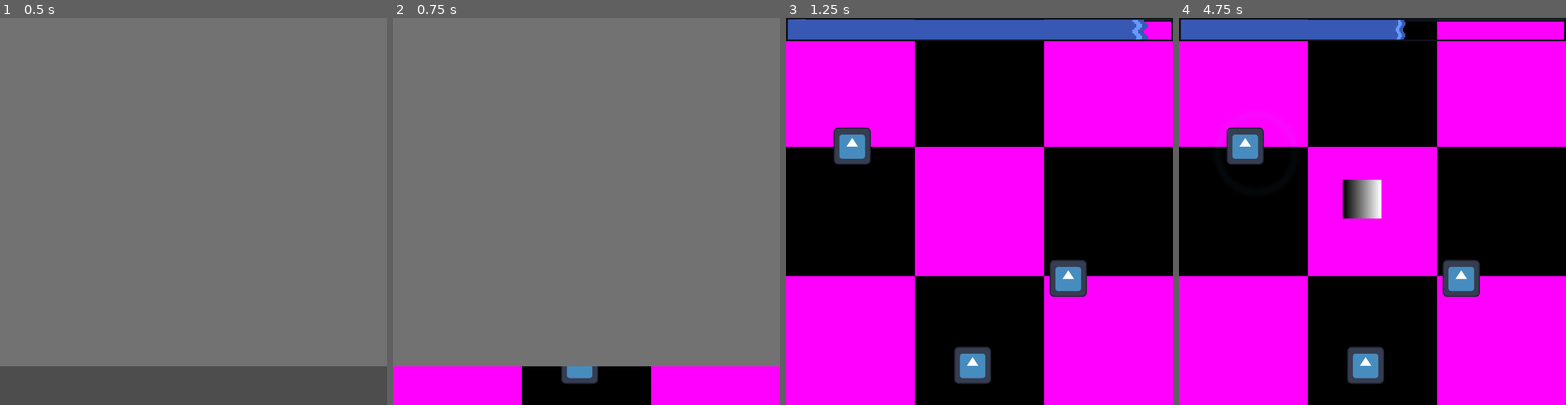
Above: before the commit, frames 1-4 (left to right).
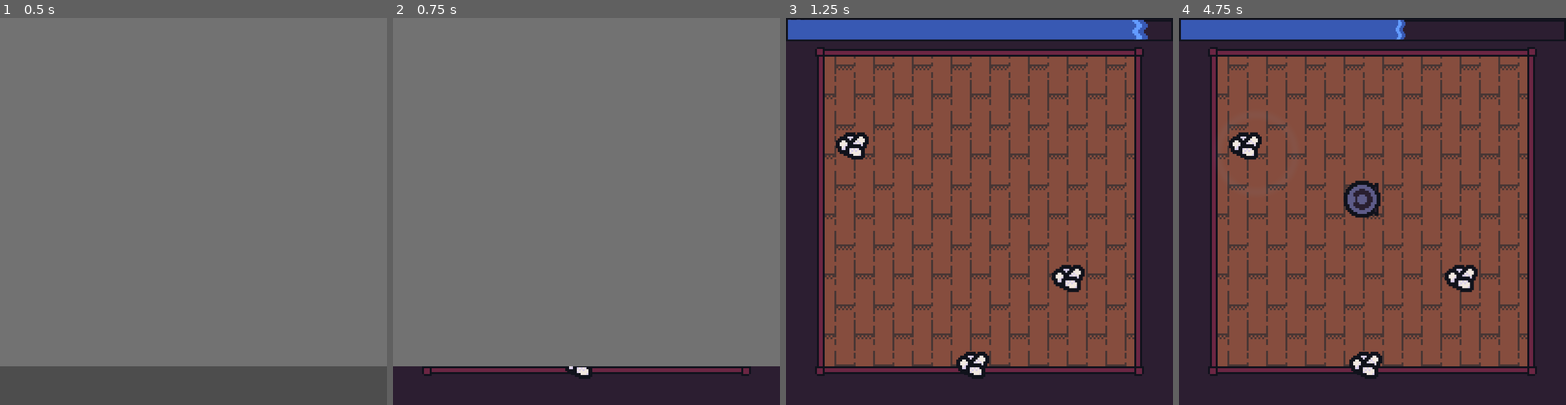
Above: after the commit, the same moments.

Repository: Loaf0/StocktonGameJam2025-2
Game: Godot game, scene res://gameplay/coreGameplay/Main.tscn
The game is run twice, just before and just after one commit, with the same random seed, the same clock (stepped at 60 frames per second) and the same inputs. The engine's default icon, where the game draws it, is replaced by a stand-in: a white triangle on a blue panel in a dark square. Sound files missing from this copy of the repository are replaced by a short silence.
Inputs (mouse positions are in pixels of both pictures, inside the frame that each line leads up to):
- Up to frame 1 (0.5 s): no input
- Up to frame 2 (0.75 s): move the mouse to (671, 192) at 0.52 s; press the mouse at (671, 192) at 0.53 s
- Up to frame 3 (1.25 s): no input
- Up to frame 4 (4.75 s): move the mouse to (1295, 230) at 1.27 s; release the mouse at (1295, 230) at 1.28 s; click (1295, 230) at 1.35 s; move the mouse to (1411, 126) at 2.02 s; press the mouse at (1411, 126) at 2.03 s; move the mouse to (1353, 288) at 2.77 s; release the mouse at (1353, 288) at 2.78 s; click (1353, 288) at 2.85 s; move the mouse to (1488, 269) at 3.52 s; press the mouse at (1488, 269) at 3.53 s; move the mouse to (1256, 153) at 4.27 s; release the mouse at (1256, 153) at 4.28 s; click (1256, 153) at 4.35 s

Frame 1 is identical in both runs. In frame 2, 10% of the frame differs, in the area x 0-100%, y 90-100%; in frame 3, 94%; in frame 4, 96%, in the area x 0-100%, y 0-100%.

Commit message:
added a bunch of assets

Diff:
--- a/gameplay/minigames/Catapult.tscn
+++ b/gameplay/minigames/Catapult.tscn
@@ -1,12 +1,23 @@
-[gd_scene load_steps=10 format=3 uid="uid://dk0vm1432kb3m"]
+[gd_scene load_steps=18 format=3 uid="uid://dk0vm1432kb3m"]
 
 [ext_resource type="Script" uid="uid://dq7or2ucvdfqd" path="res://gameplay/minigames/catapult.gd" id="1_wmynx"]
 [ext_resource type="PackedScene" uid="uid://07ujs6uw6ish" path="res://gameplay/coreGameplay/MinigameTimer.tscn" id="2_38y13"]
+[ext_resource type="Texture2D" uid="uid://cnkkfj0tihplq" path="res://assets/minigames/Catapult/Background.png" id="2_sdgpq"]
+[ext_resource type="Texture2D" uid="uid://4vj5ft6s17b" path="res://assets/minigames/Catapult/Mob man.png" id="3_32xah"]
 [ext_resource type="Texture2D" uid="uid://cgr53jbqgtl0u" path="res://assets/minigames/Oven/Cheeseburger.jpg" id="3_unhu0"]
 [ext_resource type="Texture2D" uid="uid://b8mtsgvrto5bu" path="res://assets/minigames/Catapult/CornGunGuy.png" id="4_38y13"]
-
-[sub_resource type="LabelSettings" id="LabelSettings_38y13"]
-font_size = 12
+[ext_resource type="Texture2D" uid="uid://ddp6xelwh0ldv" path="res://assets/minigames/Catapult/Corn ball.png" id="4_tdbx0"]
+[ext_resource type="Texture2D" uid="uid://bhnfk7ncxaxjt" path="res://assets/minigames/Catapult/Target.png" id="5_unhu0"]
+
+[sub_resource type="StyleBoxEmpty" id="StyleBoxEmpty_sqql6"]
+
+[sub_resource type="StyleBoxEmpty" id="StyleBoxEmpty_4wua4"]
+
+[sub_resource type="StyleBoxEmpty" id="StyleBoxEmpty_i5u0y"]
+
+[sub_resource type="StyleBoxEmpty" id="StyleBoxEmpty_n1dof"]
+
+[sub_resource type="StyleBoxEmpty" id="StyleBoxEmpty_kvvys"]
 
 [sub_resource type="Animation" id="Animation_usjo3"]
 resource_name = "Fail"
@@ -87,6 +98,14 @@
 [node name="Catapult" type="Node2D"]
 script = ExtResource("1_wmynx")
 
+[node name="Background" type="Sprite2D" parent="."]
+position = Vector2(100, 100)
+texture = ExtResource("2_sdgpq")
+
+[node name="Mobman" type="Sprite2D" parent="Background"]
+position = Vector2(-59, -50)
+texture = ExtResource("3_32xah")
+
 [node name="MinigameTimer" parent="." instance=ExtResource("2_38y13")]
 
 [node name="CanvasLayer" type="CanvasLayer" parent="."]
@@ -107,20 +126,11 @@
 anchor_top = 0.395
 anchor_right = 0.49
 anchor_bottom = 1.0
-offset_top = -0.010000229
+offset_left = 105.0
+offset_top = -17.01
+offset_right = 76.0
+offset_bottom = -24.0
 grow_vertical = 0
-
-[node name="Label" type="Label" parent="CanvasLayer/Control/Power"]
-layout_mode = 1
-anchors_preset = -1
-anchor_top = -0.75200003
-anchor_right = 0.99000007
-offset_top = 0.7920008
-offset_bottom = 8.0
-text = "Power"
-label_settings = SubResource("LabelSettings_38y13")
-horizontal_alignment = 1
-vertical_alignment = 1
 
 [node name="Angle" type="HSlider" parent="CanvasLayer/Control"]
 layout_mode = 1
@@ -129,22 +139,12 @@
 anchor_top = 1.0
 anchor_right = 1.0
 anchor_bottom = 1.0
-offset_left = -100.0
-offset_top = -23.0
+offset_left = -174.0
+offset_top = -40.0
+offset_right = -106.0
+offset_bottom = -24.0
 grow_horizontal = 0
 grow_vertical = 0
-
-[node name="Label" type="Label" parent="CanvasLayer/Control/Angle"]
-layout_mode = 1
-anchors_preset = -1
-anchor_top = -0.75200003
-anchor_right = 0.99000007
-offset_top = 0.7920008
-offset_bottom = 8.0
-text = "Angle"
-label_settings = SubResource("LabelSettings_38y13")
-horizontal_alignment = 1
-vertical_alignment = 1
 
 [node name="Launch" type="Button" parent="CanvasLayer/Control"]
 layout_mode = 1
@@ -152,13 +152,17 @@
 anchor_top = -0.23700002
 anchor_right = 1.0
 anchor_bottom = 1.0
-offset_left = 85.0
-offset_top = 3.0060005
-offset_right = -82.5
-offset_bottom = -22.0
+offset_left = 125.0
+offset_top = -35.994
+offset_right = -22.0
+offset_bottom = -63.0
 grow_horizontal = 2
 theme_override_font_sizes/font_size = 10
-text = "Fire"
+theme_override_styles/normal = SubResource("StyleBoxEmpty_sqql6")
+theme_override_styles/pressed = SubResource("StyleBoxEmpty_4wua4")
+theme_override_styles/hover = SubResource("StyleBoxEmpty_i5u0y")
+theme_override_styles/disabled = SubResource("StyleBoxEmpty_n1dof")
+theme_override_styles/focus = SubResource("StyleBoxEmpty_kvvys")
 
 [node name="AnimationPlayer" type="AnimationPlayer" parent="."]
 libraries = {
@@ -177,13 +181,12 @@
 position = Vector2(-10, 95)
 
 [node name="Sprite2D" type="Sprite2D" parent="Game/Projectile"]
-scale = Vector2(0.80166686, 0.80166686)
-texture = ExtResource("4_38y13")
-region_enabled = true
+texture = ExtResource("4_tdbx0")
 region_rect = Rect2(90, 36, 9, 9)
 
 [node name="CatapultBase" type="Node2D" parent="Game"]
-position = Vector2(19, 98)
+position = Vector2(42, 114)
+metadata/_edit_group_ = true
 
 [node name="Sprite2D" type="Sprite2D" parent="Game/CatapultBase"]
 scale = Vector2(0.47500002, 0.47500002)
@@ -193,10 +196,9 @@
 position = Vector2(-34, 97)
 
 [node name="Sprite2D" type="Sprite2D" parent="Game/Target"]
-texture = ExtResource("4_38y13")
-region_enabled = true
-region_rect = Rect2(27.481224, 65.333595, 29.777779, 26.962967)
+texture = ExtResource("5_unhu0")
 
 [node name="Estimation" type="Line2D" parent="Game"]
+width = 7.0
 
 [node name="AudioStreamPlayer2D" type="AudioStreamPlayer2D" parent="."]
--- a/gameplay/minigames/RoboRepair.tscn
+++ b/gameplay/minigames/RoboRepair.tscn
@@ -4,7 +4,7 @@
 [ext_resource type="PackedScene" uid="uid://07ujs6uw6ish" path="res://gameplay/coreGameplay/MinigameTimer.tscn" id="2_yseuw"]
 [ext_resource type="Texture2D" uid="uid://dd2yt8h3rrnk0" path="res://assets/minigames/RoboRepair/Background.png" id="3_4qcj3"]
 [ext_resource type="PackedScene" uid="uid://dsdywh8rg463k" path="res://gameplay/minigameComponents/RoboRepair/gear.tscn" id="3_j7hqi"]
-[ext_resource type="FontFile" uid="uid://dpil64o22ebvd" path="res://assets/fonts/ByteBounce.ttf" id="4_1crie"]
+[ext_resource type="FontFile" uid="uid://dpil64o22ebvd" path="res://assets/Fonts/ByteBounce.ttf" id="4_1crie"]
 [ext_resource type="Texture2D" uid="uid://ddhejkd3jm0le" path="res://assets/minigames/RoboRepair/Knob.png" id="5_4qcj3"]
 [ext_resource type="Texture2D" uid="uid://c6aign27qrirn" path="res://assets/minigames/RoboRepair/Switch.png" id="7_ax0x8"]
 
--- a/gameplay/minigames/catapult.gd
+++ b/gameplay/minigames/catapult.gd
@@ -20,7 +20,7 @@
 
 var power_range := Vector2(50, 120)
 var angle_range := Vector2(15, 75)
-var collision_radius := 20
+var collision_radius := 15
 
 const FADE_TIME = 1.0
 
--- a/gameplay/minigames/roomba.gd
+++ b/gameplay/minigames/roomba.gd
@@ -56,8 +56,7 @@
 	for i in range(count):
 		var t = Area2D.new()
 		var sprite = Sprite2D.new()
-		sprite.texture = preload("res://icon.svg")
-		sprite.scale = Vector2(0.15, 0.15)
+		sprite.texture = preload("res://assets/minigames/Roomba/Trash.png")
 		var shape = CollisionShape2D.new()
 		shape.shape = CircleShape2D.new()
 		shape.shape.radius = 6
--- a/gameplay/minigames/roomba.tscn
+++ b/gameplay/minigames/roomba.tscn
@@ -1,19 +1,30 @@
-[gd_scene load_steps=11 format=3 uid="uid://m3cob6b5boco"]
+[gd_scene load_steps=12 format=3 uid="uid://m3cob6b5boco"]
 
 [ext_resource type="Script" uid="uid://cr5vh7r3ven0m" path="res://gameplay/minigames/roomba.gd" id="1_fd4hn"]
 [ext_resource type="PackedScene" uid="uid://07ujs6uw6ish" path="res://gameplay/coreGameplay/MinigameTimer.tscn" id="1_vfir0"]
+[ext_resource type="Texture2D" uid="uid://d1vxu8pb2e1en" path="res://assets/minigames/Roomba/Background (2).png" id="2_0lrgr"]
+[ext_resource type="Texture2D" uid="uid://brhbu4cmscw3f" path="res://assets/minigames/Roomba/Roomba.png" id="3_p0vjo"]
 
-[sub_resource type="PlaceholderTexture2D" id="PlaceholderTexture2D_fd4hn"]
-size = Vector2(3, 3)
+[sub_resource type="AtlasTexture" id="AtlasTexture_4t27p"]
+atlas = ExtResource("2_0lrgr")
+region = Rect2(0, 0, 200, 200)
 
-[sub_resource type="Gradient" id="Gradient_fd4hn"]
-
-[sub_resource type="GradientTexture2D" id="GradientTexture2D_p0vjo"]
-gradient = SubResource("Gradient_fd4hn")
-width = 20
-height = 20
+[sub_resource type="SpriteFrames" id="SpriteFrames_monc8"]
+animations = [{
+"frames": [{
+"duration": 1.0,
+"texture": SubResource("AtlasTexture_4t27p")
+}],
+"loop": true,
+"name": &"default",
+"speed": 5.0
+}]
 
 [sub_resource type="CircleShape2D" id="CircleShape2D_fd4hn"]
+
+[sub_resource type="Animation" id="Animation_un7j3"]
+resource_name = "Fail"
+length = 0.6
 
 [sub_resource type="Animation" id="Animation_2pff3"]
 resource_name = "Pass"
@@ -21,10 +32,6 @@
 
 [sub_resource type="Animation" id="Animation_16em2"]
 length = 0.001
-
-[sub_resource type="Animation" id="Animation_un7j3"]
-resource_name = "Fail"
-length = 0.6
 
 [sub_resource type="AnimationLibrary" id="AnimationLibrary_un7j3"]
 _data = {
@@ -36,12 +43,11 @@
 [node name="Roomba" type="Node2D"]
 script = ExtResource("1_fd4hn")
 
+[node name="Background" type="AnimatedSprite2D" parent="."]
+position = Vector2(100, 100)
+sprite_frames = SubResource("SpriteFrames_monc8")
+
 [node name="MinigameTimer" parent="." instance=ExtResource("1_vfir0")]
-
-[node name="Background" type="Sprite2D" parent="."]
-position = Vector2(100, 100)
-scale = Vector2(66.666664, 66.666664)
-texture = SubResource("PlaceholderTexture2D_fd4hn")
 
 [node name="CanvasLayer" type="CanvasLayer" parent="."]
 
@@ -52,7 +58,7 @@
 [node name="Roomba" type="CharacterBody2D" parent="CanvasLayer"]
 
 [node name="Sprite2D" type="Sprite2D" parent="CanvasLayer/Roomba"]
-texture = SubResource("GradientTexture2D_p0vjo")
+texture = ExtResource("3_p0vjo")
 
 [node name="CollisionShape2D" type="CollisionShape2D" parent="CanvasLayer/Roomba"]
 shape = SubResource("CircleShape2D_fd4hn")
Not shown, changed: assets/Fonts/ByteBounce.ttf.import
Binary file added: assets/Main Menu/main Menu.png
Not shown, added: assets/Main Menu/main Menu.png.import
Binary file added: assets/minigames/Catapult/Background.png
Not shown, added: assets/minigames/Catapult/Background.png.import
Binary file added: assets/minigames/Catapult/Corn Gun guy head.png
Not shown, added: assets/minigames/Catapult/Corn Gun guy head.png.import
Binary file added: assets/minigames/Catapult/Corn ball.png
Not shown, added: assets/minigames/Catapult/Corn ball.png.import
Binary file added: assets/minigames/Catapult/Corn gun guy body.png
Not shown, added: assets/minigames/Catapult/Corn gun guy body.png.import
Binary file added: assets/minigames/Catapult/Mob man.png
(and 19 more such lines)
